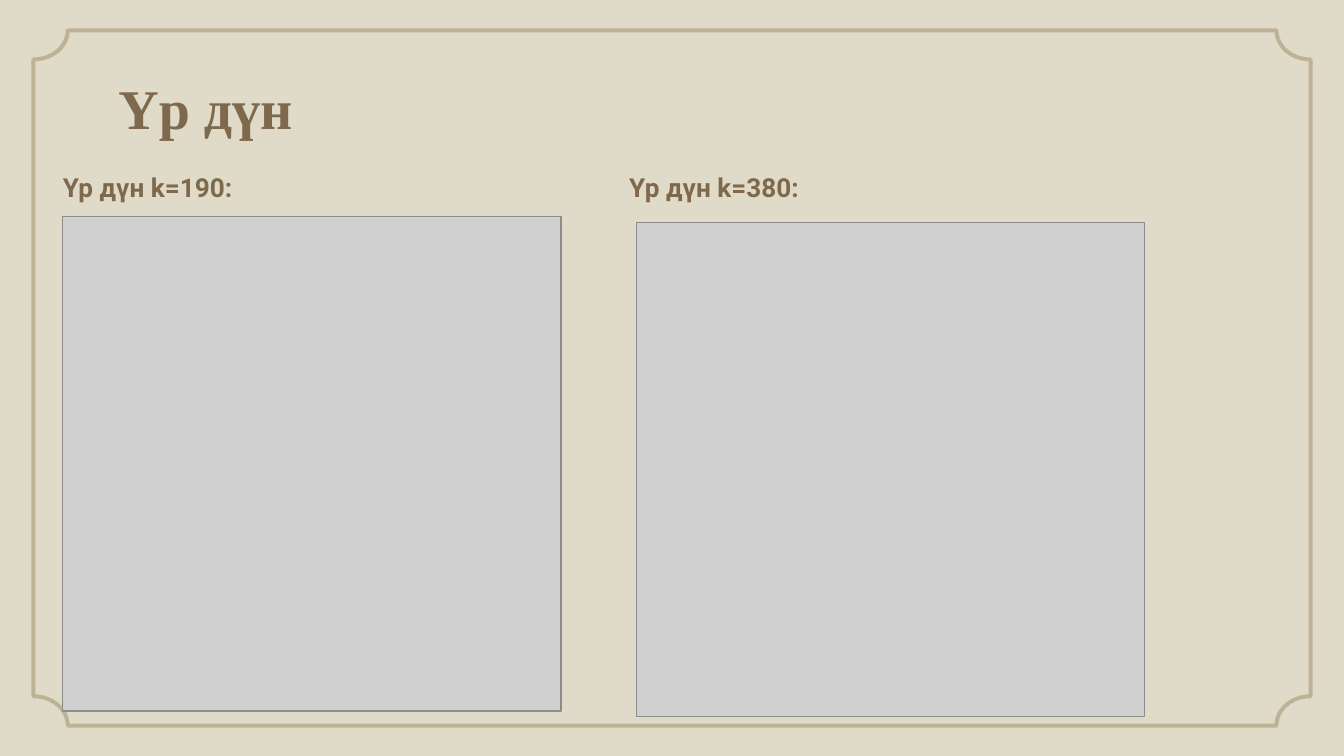
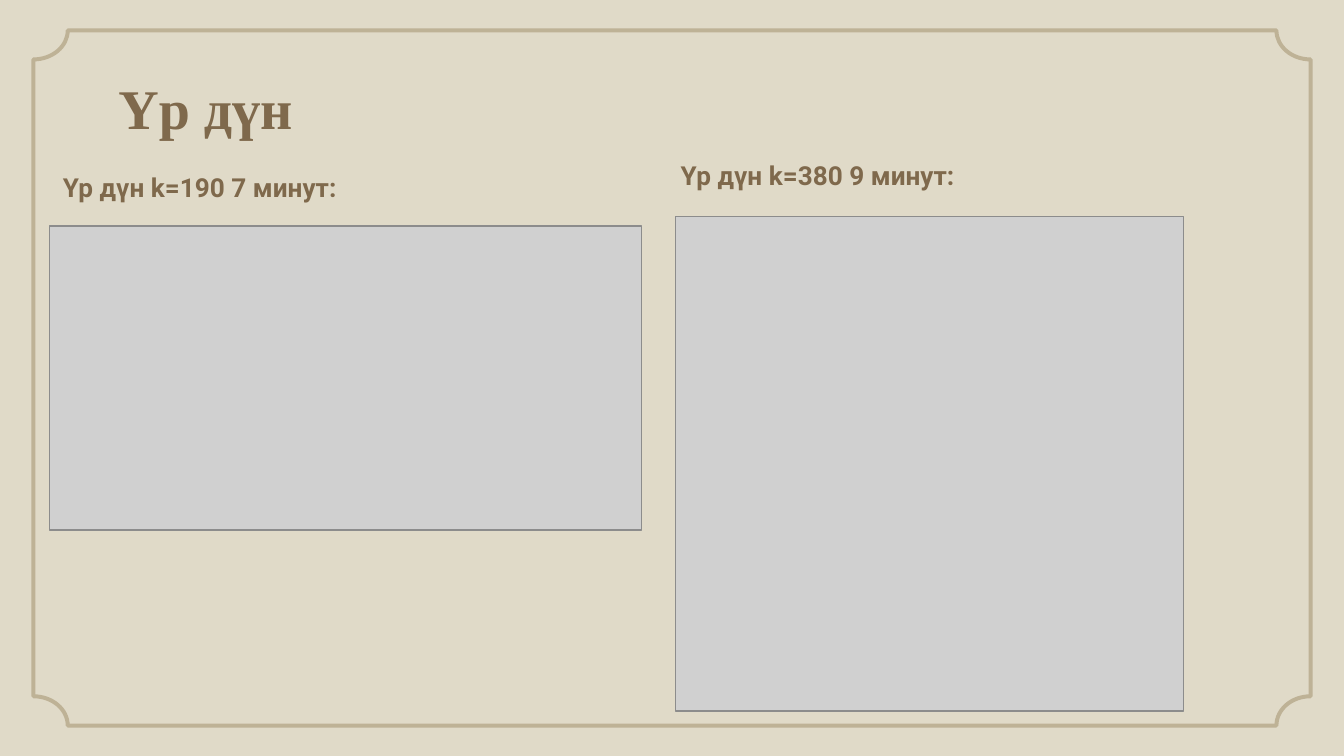
Before and after one commit to Dalaijargal/ICSI313-Algorithm-Analysis-Design-Problems, a slide deck: slide 18 of das04/Bag1/Report/Genetic algorith, critical node тайлан.pptx. Drawn at 1344x756 pixels with LibreOffice and Linux fonts; fonts in the diff are those of the drawing; grey boxes stand for pictures; background and template pictures are left out. Boxes give left, top, right and bottom in pixels: in the first picture for what was removed or moved away, otherwise in the second. Text is boxed around its words. In the diff, an @@ line names an element or a change of style, - is before the commit and + after.

```diff
--- a/das04/Bag1/Report/Genetic algorith, critical node тайлан.pptx
+++ b/das04/Bag1/Report/Genetic algorith, critical node тайлан.pptx
@@ text at (x1=63, y1=177, x2=336, y2=203): text changed @@
-Үр дүн k=190:
+Үр дүн k=190 7 минут:
@@ text at (x1=681, y1=165, x2=954, y2=191): text changed @@
-Үр дүн k=380:
+Үр дүн k=380 9 минут:
@@ picture resized from (x1=63, y1=216, x2=562, y2=711) to (x1=50, y1=226, x2=641, y2=530) @@
@@ picture moved from (x1=637, y1=222, x2=1145, y2=716) to (x1=676, y1=216, x2=1184, y2=711) @@
```
Also in this commit, not shown: 3 other files.
